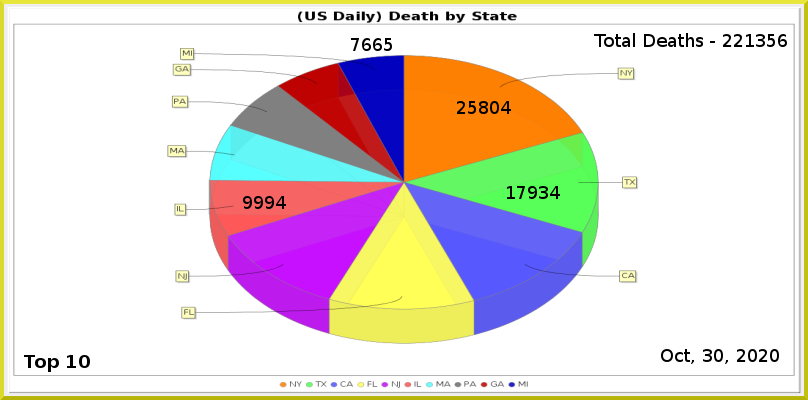
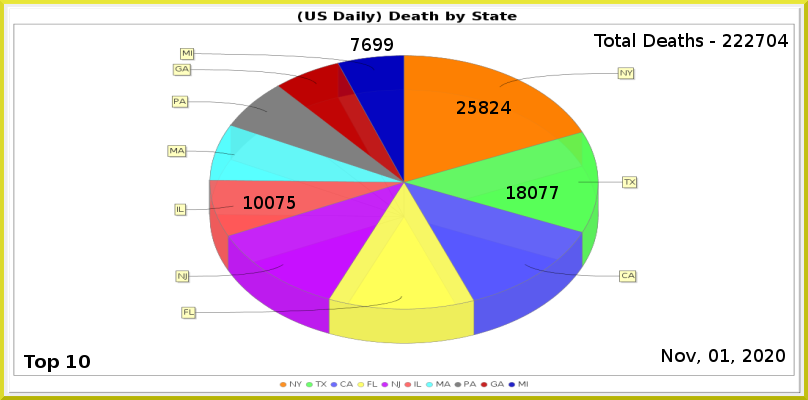
Layer changes from the first 808×400 image to the second:
painted on "Least" over [373, 38, 393, 51]
painted on "6" over [243, 196, 295, 209]
painted on "2" over [517, 186, 560, 199]
painted on "1" over [490, 101, 499, 114]
renamed "Total Deaths - 221356" to "Total Deaths - 222704", painted on it over [745, 34, 788, 47]
painted on "Current Date" over [661, 349, 785, 364]
painted on "Death_by_State.png" over [174, 56, 638, 344]
